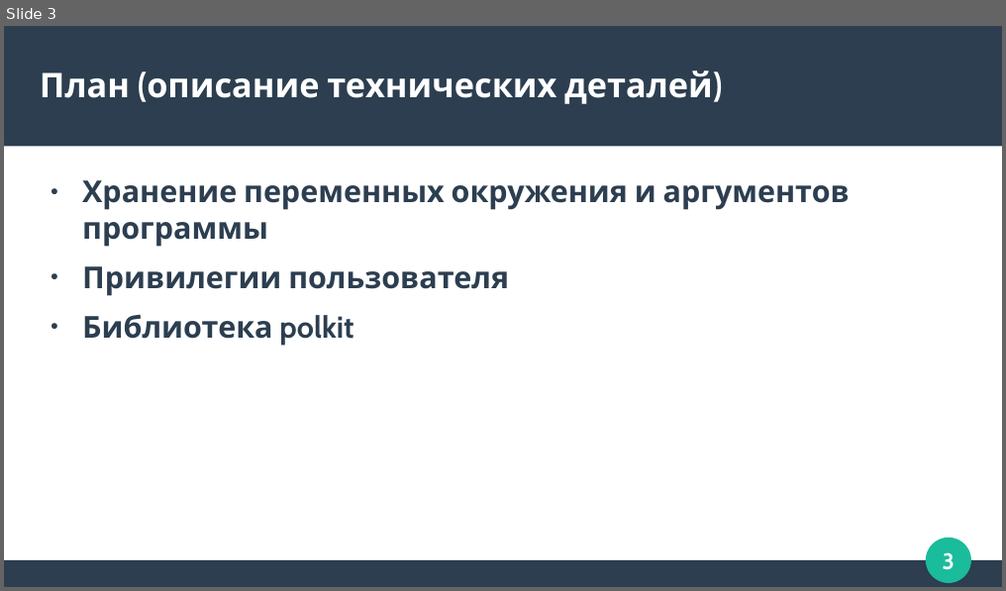
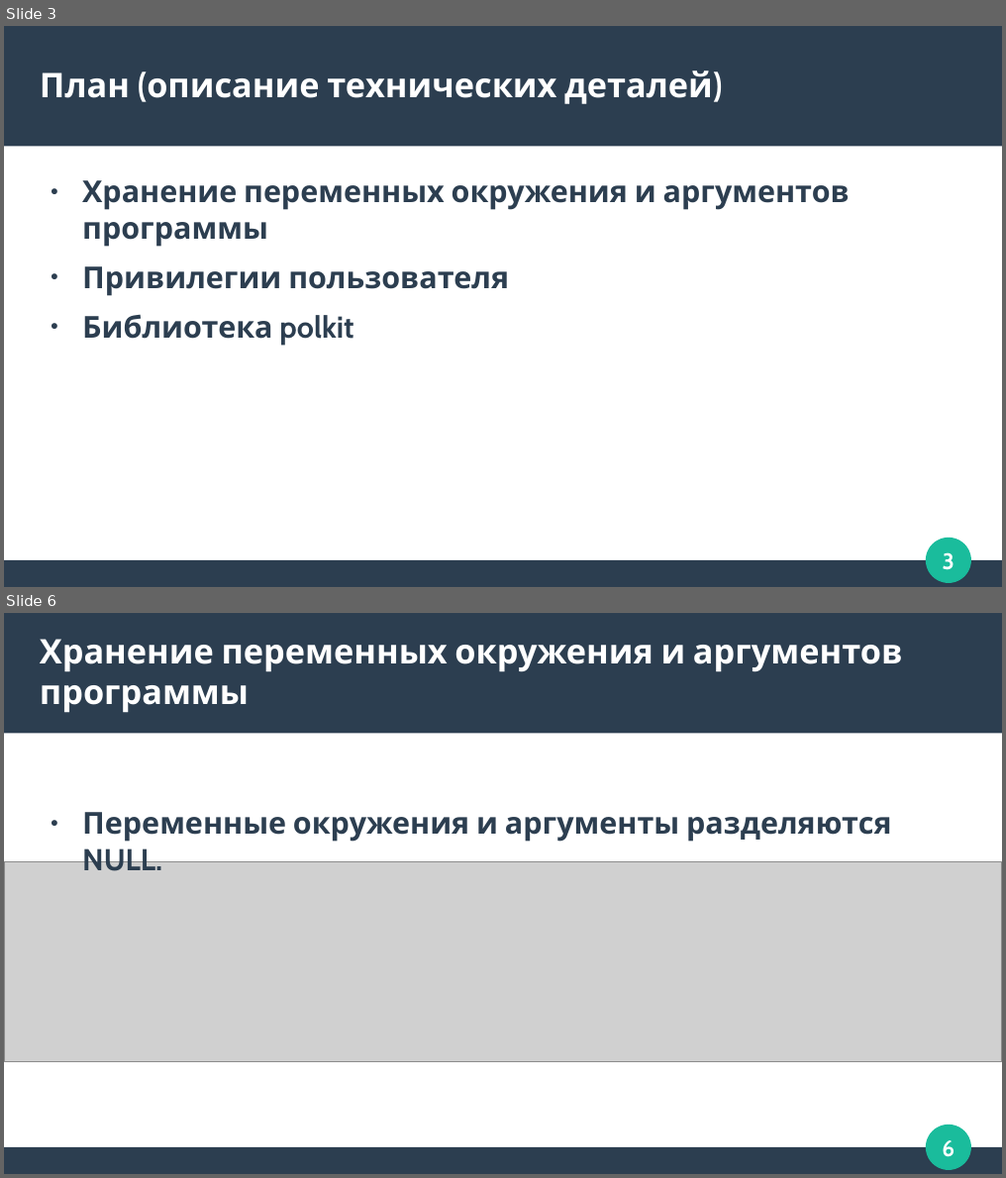
Before and after one commit to zubrailx/university-itmo, a slide deck: Year-3/Computer-architecture/lab-1/presentation.odp. Shown one above the other, each under a label of ours: slide 3 before the commit, slides 3 and 6 after it; the slides between them are not shown. The pictures are 1006x591 and 1006x1178 pixels, drawn with LibreOffice and Linux fonts; fonts in the diff are those of the drawing; grey boxes stand for pictures. Boxes give left, top, right and bottom in pixels: in the first picture for what was removed or moved away, otherwise in the second. Text is boxed around its words. In the diff, an @@ line names an element or a change of style, - is before the commit and + after.

```diff
--- a/Year-3/Computer-architecture/lab-1/presentation.odp
+++ b/Year-3/Computer-architecture/lab-1/presentation.odp
@@ slide 6 added at bbox=[4, 613, 1002, 1174], background #FFFFFF; not listed: 4 template elements that a slide beside it also shows @@
@@ title added at bbox=[40, 639, 903, 713], 27 pt, text #FFFFFF, bold @@
+Хранение переменных окружения и аргументов программы
@@ text added at bbox=[82, 812, 891, 871], 24 pt, text #2C3E50, bold @@
+● Переменные окружения и аргументы разделяются NULL.
@@ picture added at bbox=[4, 862, 1002, 1062] @@
```
Also in this commit, not shown: 1 slide changed, 25 other slides added, 1 slide removed, 5 other files.
